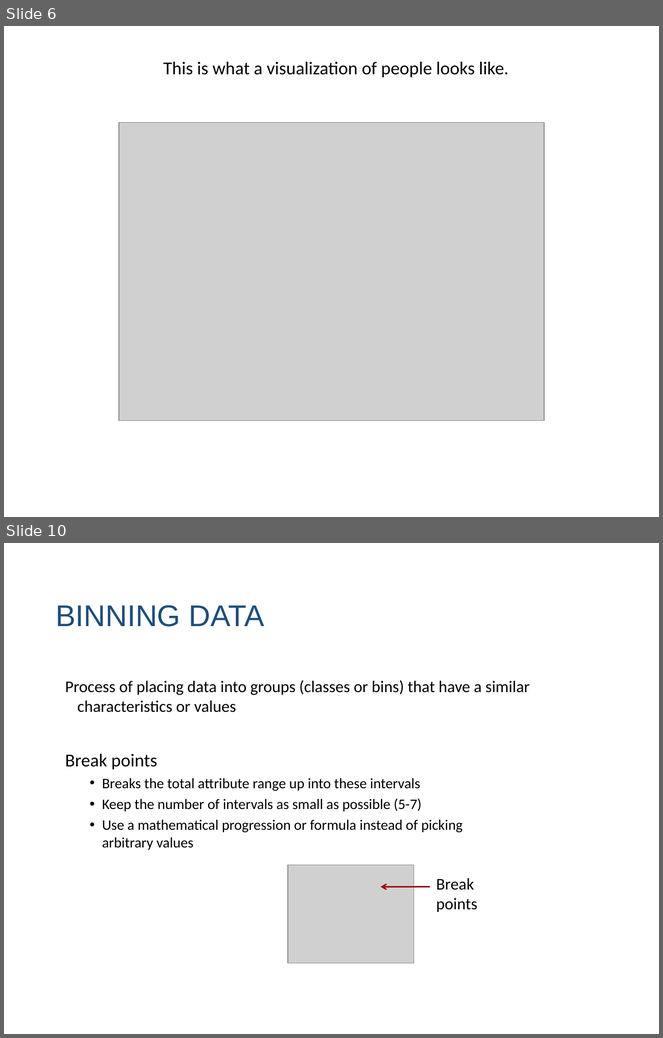
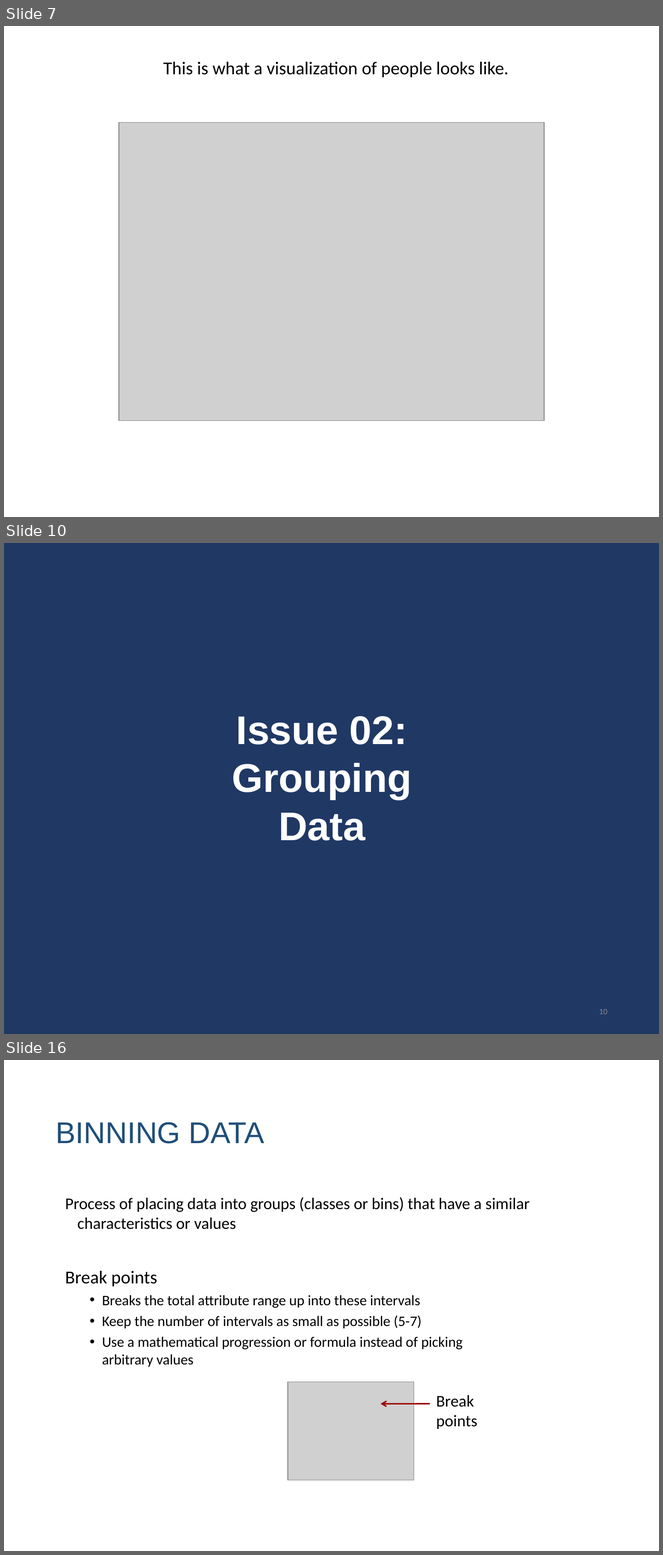
Before and after one commit to DS4PS/cpp-529-fall-2020, a slide deck: lectures/p-05-visual-narrative.pptx. Shown one above the other, each under a label of ours: slides 6 and 10 before the commit, slides 7, 10 and 16 after it; the slides between them are not shown. The pictures are 663x1038 and 663x1555 pixels, drawn with LibreOffice and Linux fonts; fonts in the diff are those of the drawing; grey boxes stand for pictures. Boxes give left, top, right and bottom in pixels: in the first picture for what was removed or moved away, otherwise in the second. Text is boxed around its words. In the diff, an @@ line names an element or a change of style, - is before the commit and + after.

```diff
--- a/lectures/p-05-visual-narrative.pptx
+++ b/lectures/p-05-visual-narrative.pptx
@@ slide 10 added at [4,543,659,1034], background #203864 @@
@@ text added at [232,716,412,841], 44 pt, text #FFFFFF, bold @@
+Issue 02:
+Grouping Data
@@ page number added at [599,1009,608,1015], 9 pt, text #8C8C8C @@
+10
@@ what was slide 6 is now slide 7 @@
@@ what was slide 10 is now slide 16 @@
```
Also in this commit, not shown: 3 slides changed, 12 other slides added, 2 slides removed, 1 other file.
